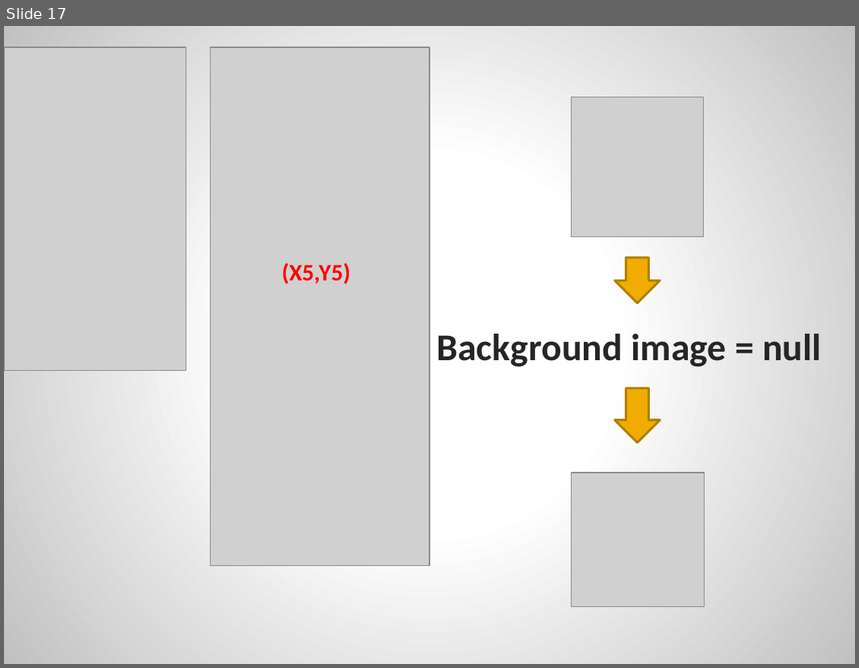
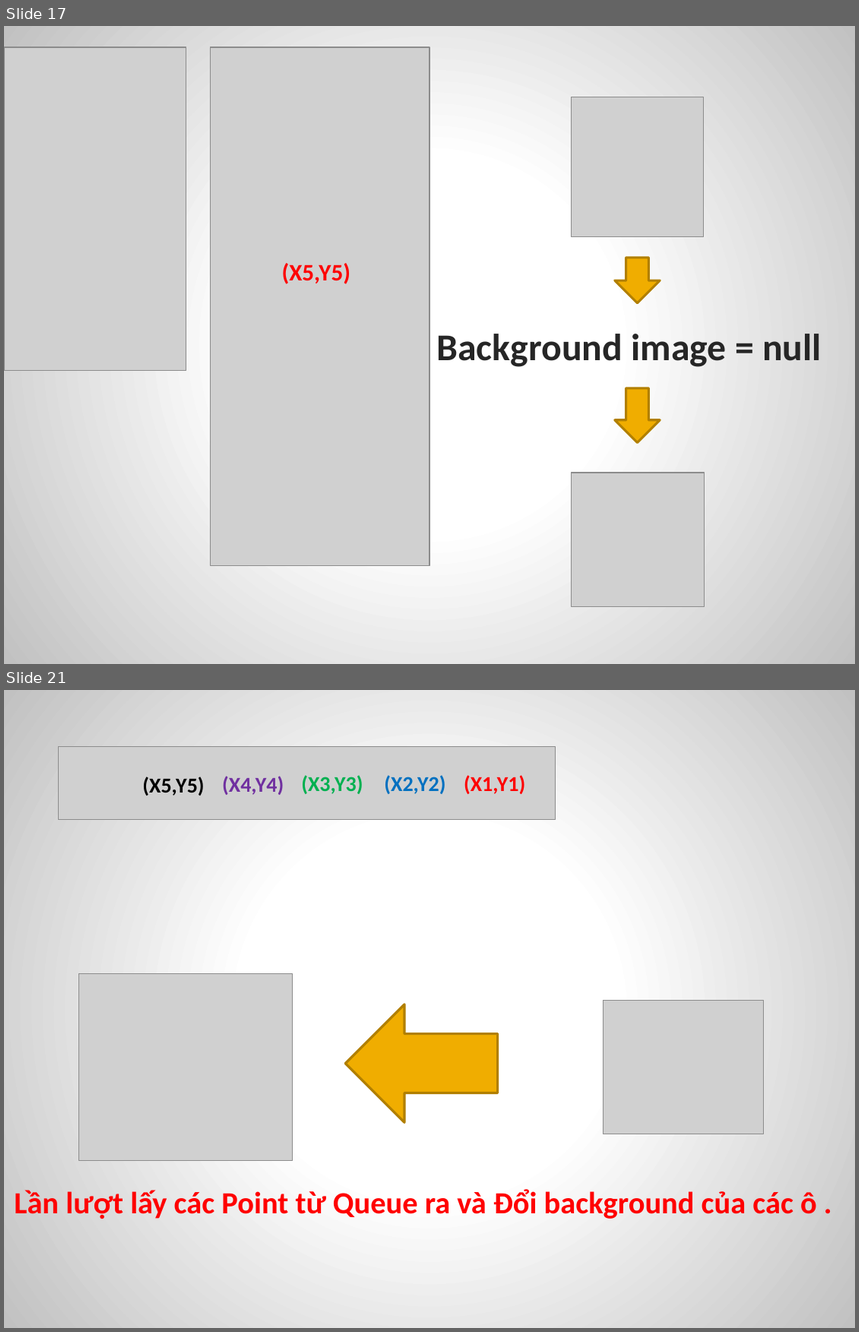
Before and after one commit to MrXiX/CARO-2-NGUOI, a slide deck: doancarohki1819.pptx. Shown one above the other, each under a label of ours: slide 17 before the commit, slides 17 and 21 after it; the slides between them are not shown. The pictures are 859x668 and 859x1332 pixels, drawn with LibreOffice and Linux fonts; fonts in the diff are those of the drawing; grey boxes stand for pictures. Boxes give left, top, right and bottom in pixels: in the first picture for what was removed or moved away, otherwise in the second. Text is boxed around its words. In the diff, an @@ line names an element or a change of style, - is before the commit and + after.

```diff
--- a/doancarohki1819.pptx
+++ b/doancarohki1819.pptx
@@ slide 21 added at (4, 690, 855, 1328), background gradient #FFFFFF to #C1C1C1 @@
@@ picture added at (59, 747, 555, 819) @@
@@ text added at (142, 777, 204, 796), 18 pt, text #000000, bold @@
+(X5,Y5)
@@ text added at (222, 776, 284, 795), 18 pt, text #7030A0, bold @@
+(X4,Y4)
@@ text added at (301, 775, 363, 794), 18 pt, text #00B050, bold @@
+(X3,Y3)
@@ text added at (384, 775, 446, 794), 18 pt, text #0070C0, bold @@
+(X2,Y2)
@@ text added at (464, 775, 525, 794), 18 pt, text #FF0000, bold @@
+(X1,Y1)
@@ picture added at (79, 974, 293, 1161) @@
@@ right arrow added at (345, 1004, 498, 1122), fill #F0AD00, outline #B28000 2 pt @@
@@ picture added at (603, 1001, 764, 1135) @@
@@ text added at (14, 1189, 817, 1219), 26 pt, text #FF0000, bold @@
+Lần lượt lấy các Point từ Queue ra và Đổi background của các ô .
```
Also in this commit, not shown: 7 slides changed, 6 other slides added, 6 slides removed, 2 other files.
